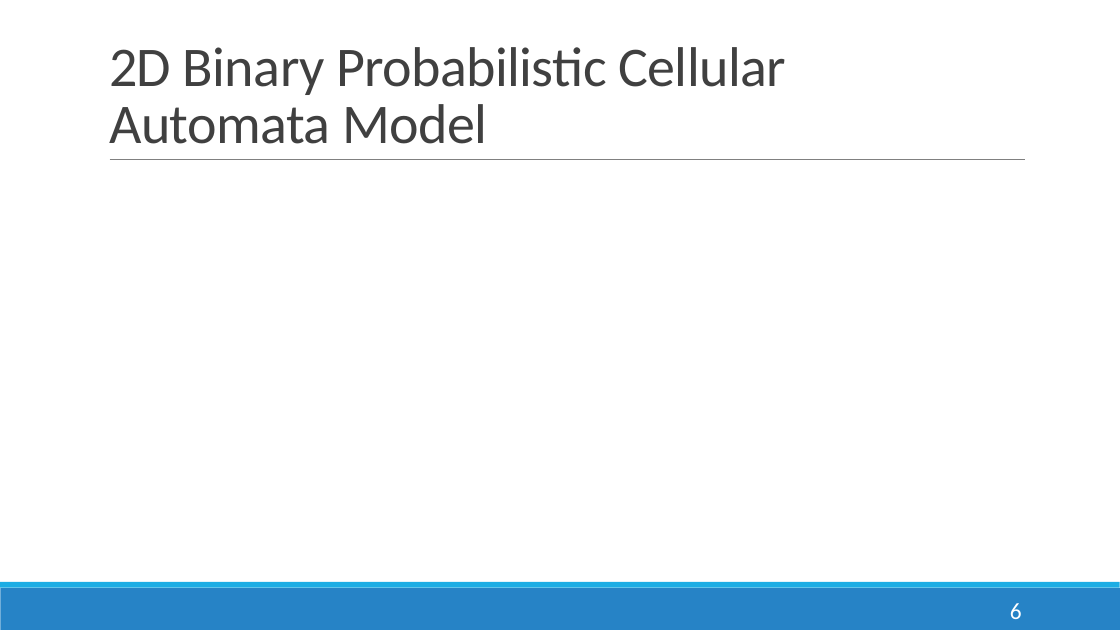
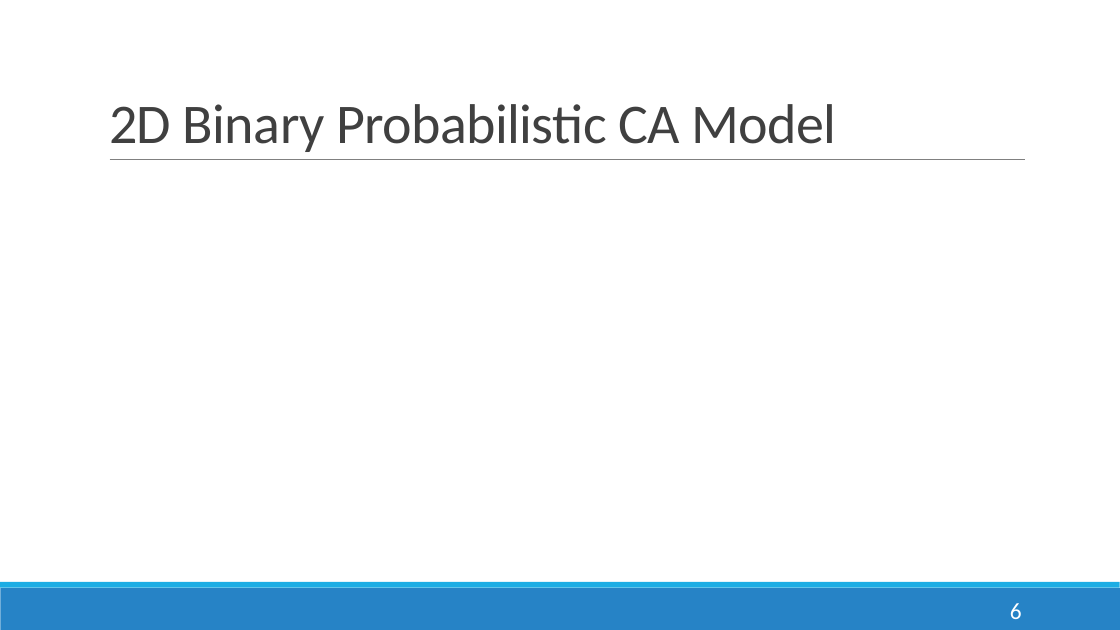
Before and after one commit to ioakimsy/BS-Thesis, a slide deck: slide 6 of documents/AY 23-24 1st Sem Progress Report.pptx. Drawn at 1120x630 pixels with LibreOffice and Linux fonts; fonts in the diff are those of the drawing; grey boxes stand for pictures. Boxes give left, top, right and bottom in pixels: in the first picture for what was removed or moved away, otherwise in the second. Text is boxed around its words. In the diff, an @@ line names an element or a change of style, - is before the commit and + after.

```diff
--- a/documents/AY 23-24 1st Sem Progress Report.pptx
+++ b/documents/AY 23-24 1st Sem Progress Report.pptx
@@ title at [109, 104, 836, 152]: text changed @@
-2D Binary Probabilistic Cellular Automata Model
+2D Binary Probabilistic CA Model
```
Also in this commit, not shown: 5 other slides changed, 18 other files.
